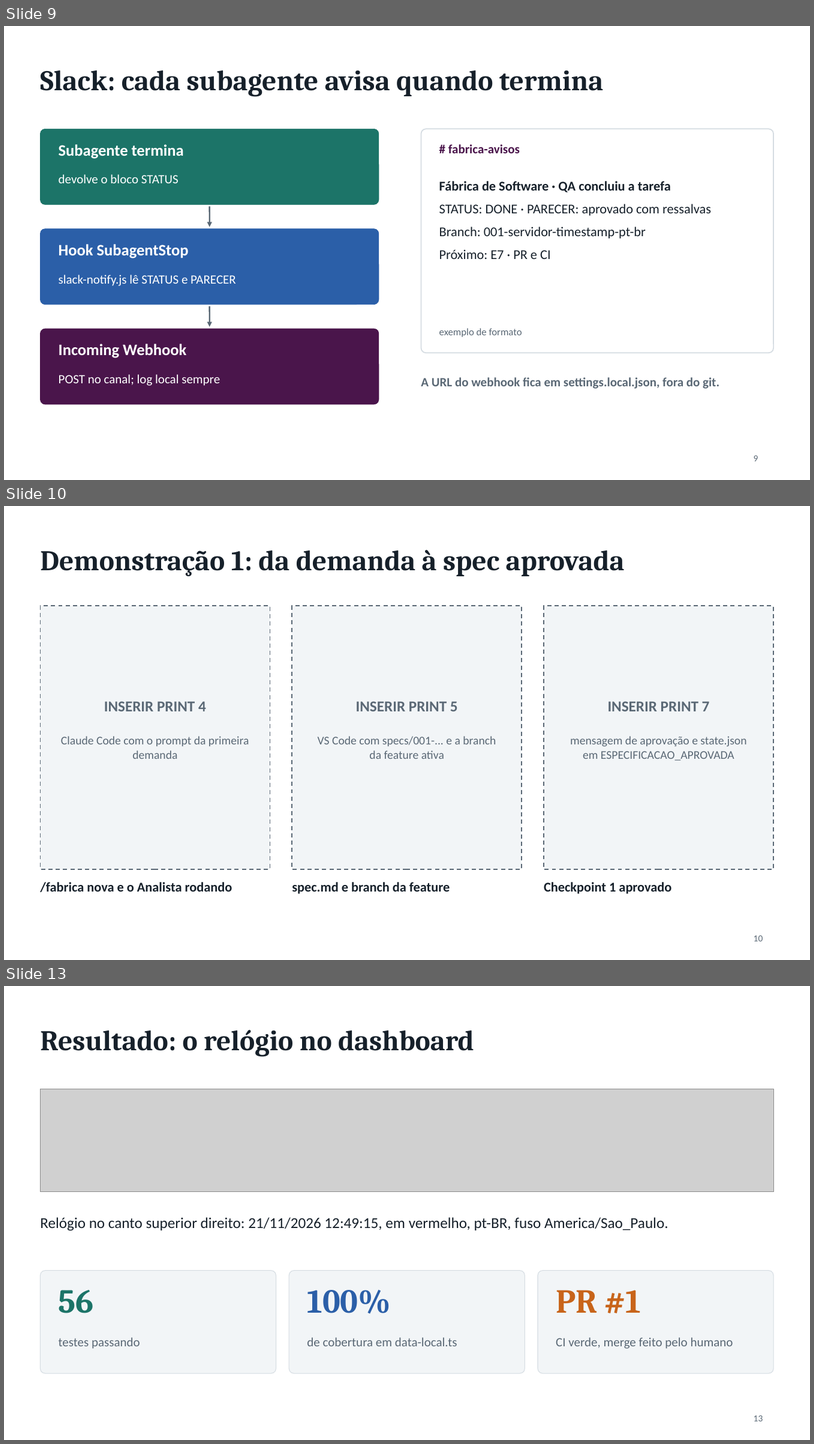
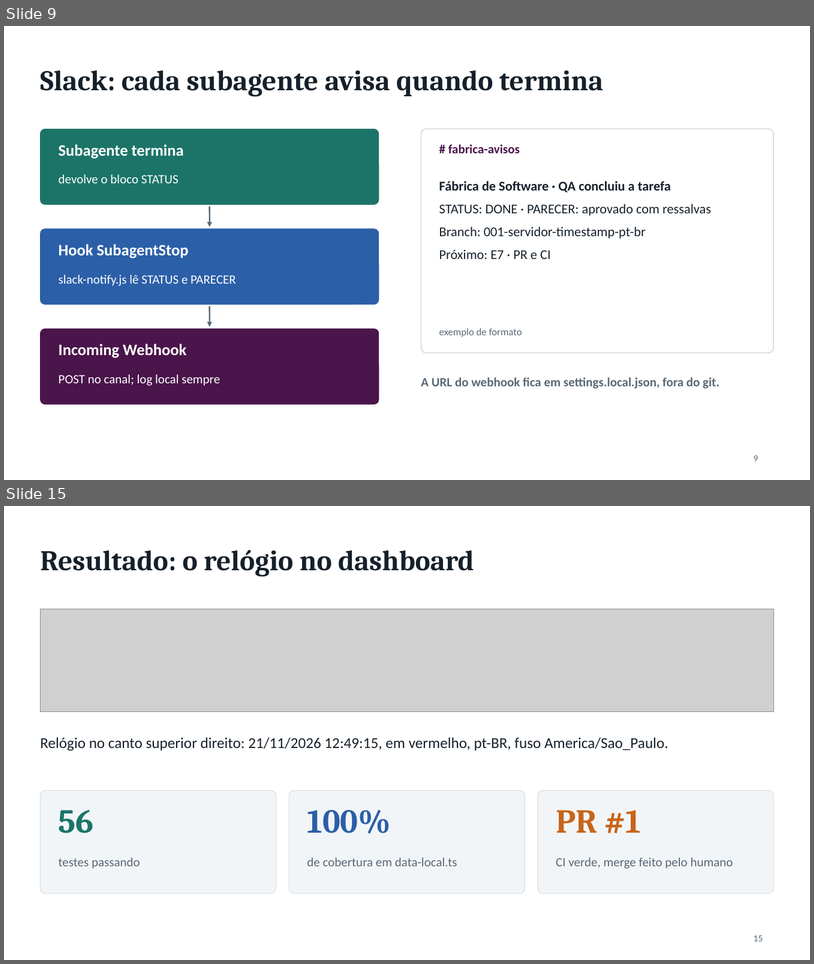
Before and after one commit to liviagomes30/fabrica-petcontrol, a slide deck: docs/fabrica/apresentacao-fabrica-claude-code.pptx. Shown one above the other, each under a label of ours: slides 9, 10 and 13 before the commit, slides 9 and 15 after it; the slides between them are not shown. The pictures are 814x1444 and 814x964 pixels, drawn with LibreOffice and Linux fonts; fonts in the diff are those of the drawing; grey boxes stand for pictures. Boxes give left, top, right and bottom in pixels: in the first picture for what was removed or moved away, otherwise in the second. Text is boxed around its words. In the diff, an @@ line names an element or a change of style, - is before the commit and + after.

```diff
--- a/docs/fabrica/apresentacao-fabrica-claude-code.pptx
+++ b/docs/fabrica/apresentacao-fabrica-claude-code.pptx
@@ slide 10 removed at [4,506,810,960], background #FFFFFF @@
@@ title removed at [40,550,625,576] @@
-Demonstração 1: da demanda à spec aprovada
@@ rectangle removed at [40,606,270,869] @@
@@ rectangle removed at [292,606,522,869] @@
@@ rectangle removed at [544,606,774,869] @@
@@ text removed at [104,701,206,711] @@
-INSERIR PRINT 4
@@ text removed at [356,701,458,711] @@
-INSERIR PRINT 5
@@ text removed at [608,701,710,711] @@
-INSERIR PRINT 7
@@ text removed at [61,736,249,759] @@
-Claude Code com o prompt da primeira demanda
@@ text removed at [318,736,496,759] @@
-VS Code com specs/001-... e a branch da feature ativa
@@ text removed at [570,736,747,760] @@
-mensagem de aprovação e state.json em ESPECIFICACAO_APROVADA
@@ text removed at [40,882,233,892] @@
-/fabrica nova e o Analista rodando
@@ text removed at [292,882,450,894] @@
-spec.md e branch da feature
@@ text removed at [544,882,672,894] @@
-Checkpoint 1 aprovado
@@ page number removed at [754,935,764,941] @@
-10
@@ what was slide 13 is now slide 15 @@
@@ page number at [754,935,764,941]: text changed @@
-13
+15
```
Also in this commit, not shown: 1 slide changed, 5 slides added, 1 other slide removed, 9 other files.
